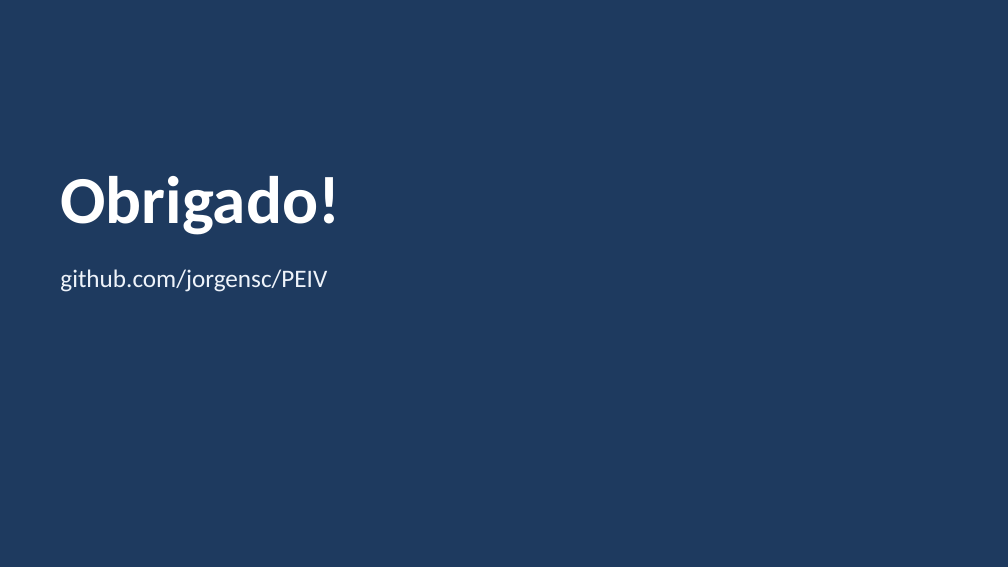
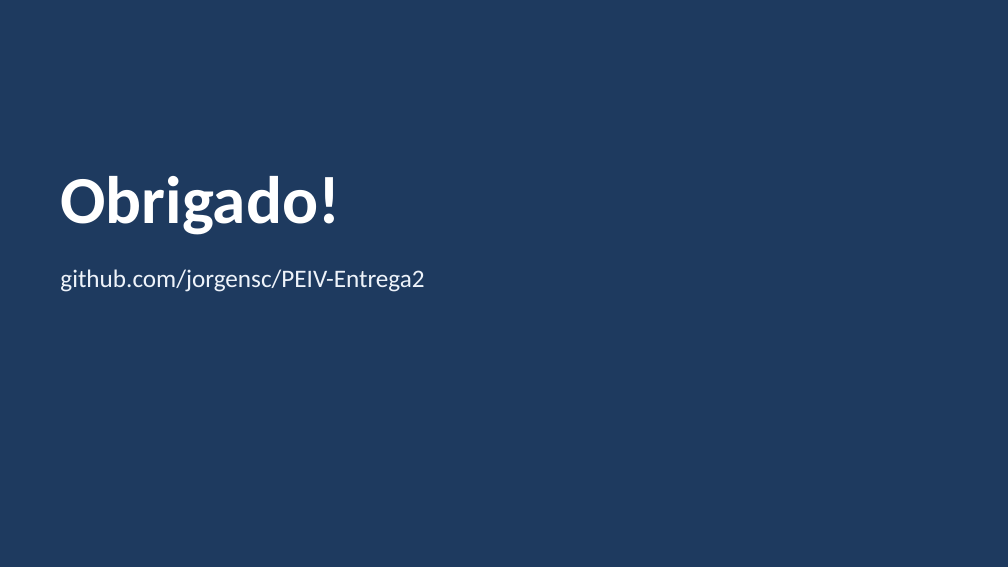
Before and after one commit to jorgensc/PEIV-Entrega2, a slide deck: slide 9 of doc/PE-IV-Jcondo-Apresentacao.pptx. Drawn at 1008x567 pixels with LibreOffice and Linux fonts; fonts in the diff are those of the drawing. Boxes give left, top, right and bottom in pixels: in the first picture for what was removed or moved away, otherwise in the second. Text is boxed around its words. In the diff, an @@ line names an element or a change of style, - is before the commit and + after.

Commit message:
ajusta pdf ao estilo da entrega 1 e aponta para o repositorio da entrega 2

```diff
--- a/doc/PE-IV-Jcondo-Apresentacao.pptx
+++ b/doc/PE-IV-Jcondo-Apresentacao.pptx
@@ text at <box>60,269,424,292</box>: text changed @@
-github.com/jorgensc/PEIV
+github.com/jorgensc/PEIV-Entrega2
```
Also in this commit, not shown: 5 other files.
